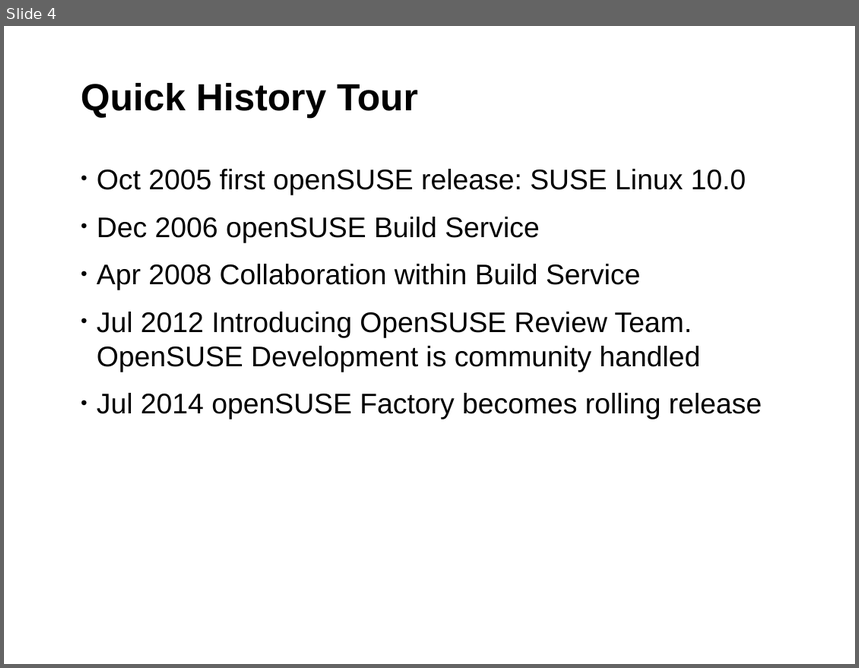
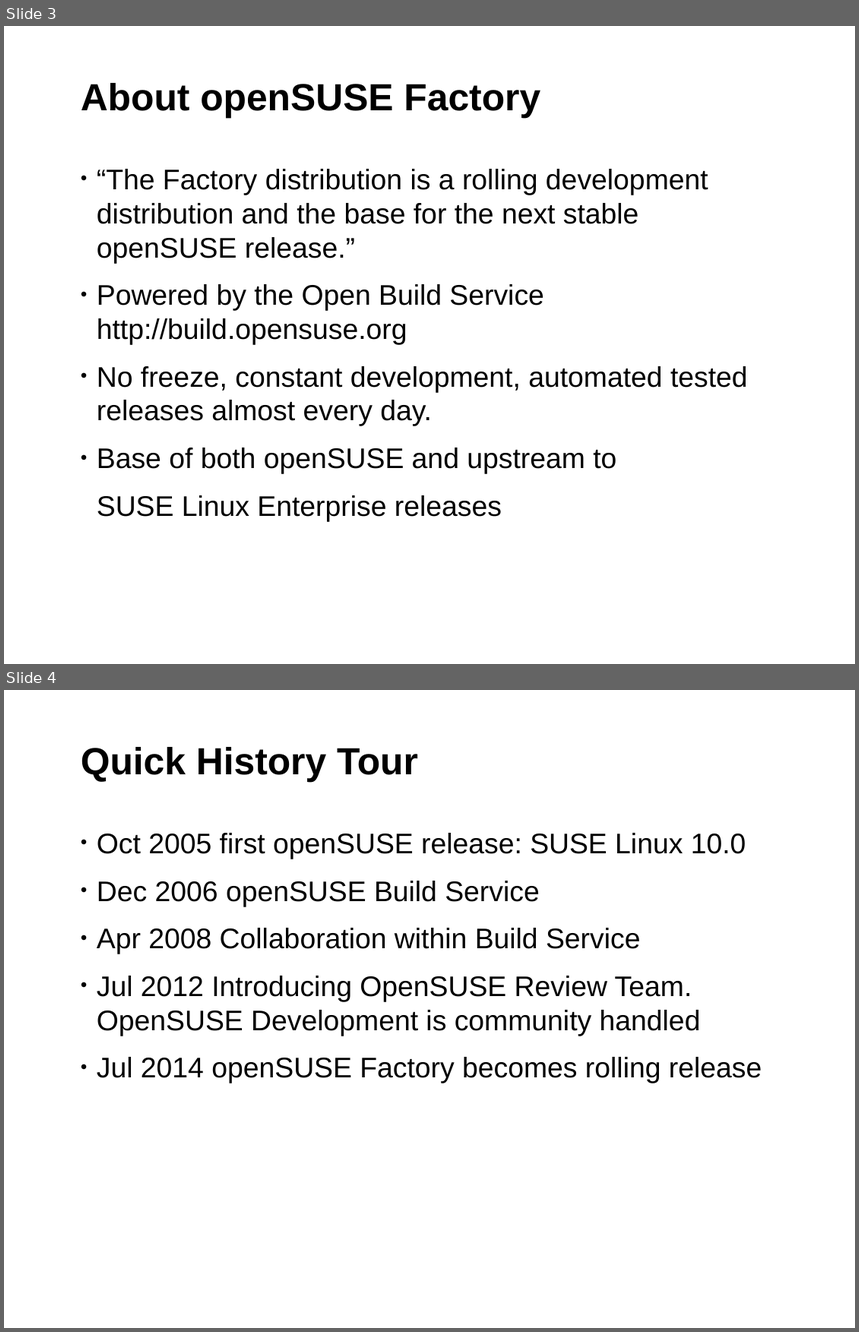
Before and after one commit to coolo/drunken-adventure, a slide deck: susecon2014/SUSEcon.odp. Shown one above the other, each under a label of ours: slide 4 before the commit, slides 3 and 4 after it. The pictures are 859x668 and 859x1332 pixels, drawn with LibreOffice and Linux fonts; fonts in the diff are those of the drawing; background and template pictures are left out. Boxes give left, top, right and bottom in pixels: in the first picture for what was removed or moved away, otherwise in the second. Text is boxed around its words. In the diff, an @@ line names an element or a change of style, - is before the commit and + after.

```diff
--- a/susecon2014/SUSEcon.odp
+++ b/susecon2014/SUSEcon.odp
@@ slide 3 added at (4, 26, 855, 664), background #FFFFFF; not listed: 1 template element that a slide beside it also shows @@
@@ title added at (81, 83, 541, 119), 32 pt, text #000000, bold @@
+About openSUSE Factory
@@ text added at (97, 169, 748, 522), 24 pt, text #000000 @@
+• “The Factory distribution is a rolling development distribution and the base for the next stable openSUSE release.”
+• Powered by the Open Build Service http://build.opensuse.org
+• No freeze, constant development, automated tested releases almost every day.
+• Base of both openSUSE and upstream to
+SUSE Linux Enterprise releases
```
Also in this commit, not shown: 3 slides changed, 3 other slides added, 7 slides removed.
